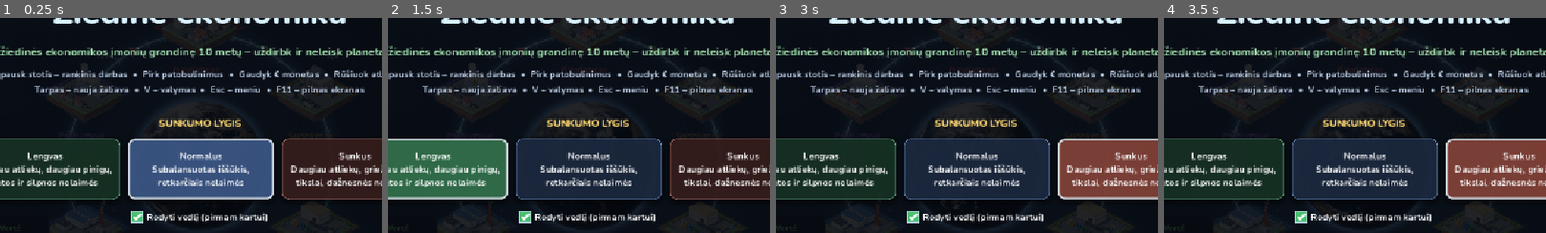
Above: before the commit, frames 1-4 (left to right).
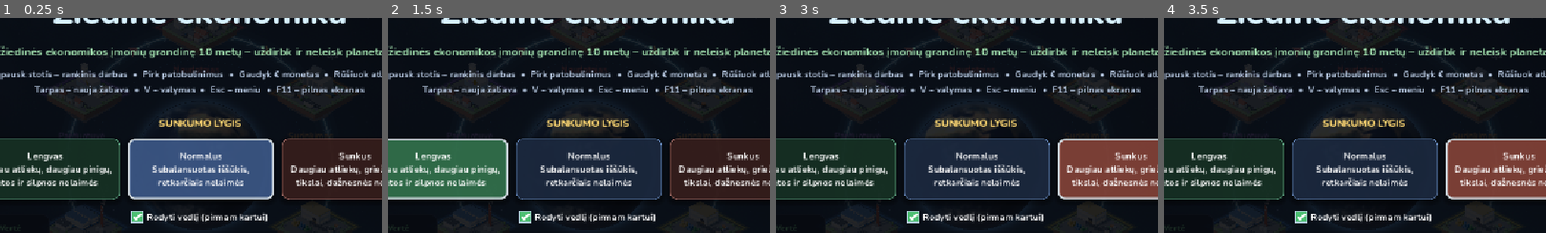
Above: after the commit, the same moments.

Repository: Y-Yes/ziedine-ekonomika
Game: Godot game, scene res://scenes/main.tscn
Same seed, same stepped clock (60 frames per second), same inputs: the game is played once before the commit and once after it.
Inputs:
- Up to frame 1 (0.25 s): no input
- Up to frame 2 (1.5 s): click "Meniu (Esc)" at 0.5 s; click "Lengvas Mažiau atliekų, daugi…" at 1.25 s
- Up to frame 3 (3 s): click "Normalus Subalansuotas iššūki…" at 2 s; click "Sunkus Daugiau atliekų, griež…" at 2.75 s
- Up to frame 4 (3.5 s): no input
The pictures show only the part of the screen within x 24-74%, y 18-68%; the shares and areas given below are measured in that part.

The runs differ from the first frame. In frame 1, 0.2% of the frame differs, in the area x 46-60%, y 44-54%; in frame 2, 0.2%; in frame 3, less than 0.1%; in frame 4, 0.2%.

Commit message:
grafikos
zemes bug

Diff:
--- /dev/null
+++ b/art/zeme/planeta.gdshader
@@ -0,0 +1,89 @@
+// Real-time rotating Earth drawn on a flat quad (smooth at any frame rate).
+// Textures are plain equirectangular maps (2:1), so they are easy to replace.
+shader_type canvas_item;
+
+uniform sampler2D tex_ok : source_color, filter_linear_mipmap, repeat_enable;
+uniform sampler2D tex_bad : source_color, filter_linear_mipmap, repeat_enable;
+uniform sampler2D tex_fire : source_color, filter_linear_mipmap, repeat_enable;
+uniform sampler2D tex_lava : source_color, filter_linear_mipmap, repeat_enable;
+uniform sampler2D tex_water : filter_linear_mipmap, repeat_enable;
+uniform sampler2D tex_clouds : filter_linear_mipmap, repeat_enable;
+uniform sampler2D tex_night : source_color, filter_linear_mipmap, repeat_enable;
+
+uniform float pollution = 0.0;   // 0 clean, 0.5 grey, 1 burning
+uniform float rot = 0.0;         // planet spin (radians)
+uniform float cloud_rot = 0.0;   // extra cloud drift (radians)
+uniform float tilt = 0.32;       // axis tilt towards the viewer
+uniform float disk = 0.8;        // planet radius as a fraction of the quad half-size
+uniform vec3 light_dir = vec3(-0.5, 0.42, 0.76);
+
+vec3 tilt_x(vec3 v, float a) {
+	float c = cos(a), s = sin(a);
+	return vec3(v.x, c * v.y - s * v.z, s * v.y + c * v.z);
+}
+
+vec4 tex_grad(sampler2D t, vec2 uv_raw) {
+	return textureGrad(t, uv_raw, dFdx(uv_raw), dFdy(uv_raw));
+}
+
+void fragment() {
+	vec2 p = (UV * 2.0 - 1.0) / disk;
+	float r = length(p);
+	float w_bad = clamp(pollution / 0.5, 0.0, 1.0);
+	float w_fire = clamp((pollution - 0.5) / 0.4, 0.0, 1.0);
+	vec3 atmo = mix(vec3(0.42, 0.72, 1.0), vec3(0.72, 0.62, 0.42), w_bad);
+	atmo = mix(atmo, vec3(1.0, 0.45, 0.15), w_fire);
+	vec3 L = normalize(light_dir);
+
+	// outer atmosphere glow
+	float glow = pow(clamp(1.0 - (r - 1.0) / 0.22, 0.0, 1.0), 2.4) * 0.75;
+	vec4 outc = vec4(atmo, glow * step(1.0, r));
+
+	if (r < 1.0) {
+		vec3 n = vec3(p.x, -p.y, sqrt(1.0 - r * r));
+		vec3 nt = tilt_x(n, tilt);
+		float lon = atan(nt.x, nt.z);
+		float lat = asin(clamp(nt.y, -1.0, 1.0));
+		// continuous (non-wrapped) coordinate for derivatives, wrapped by the sampler
+		vec2 uv = vec2((lon + rot) / TAU + 0.5, 0.5 - lat / PI);
+		vec2 cuv = vec2((lon + rot + cloud_rot) / TAU + 0.5, 0.5 - lat / PI);
+
+		vec3 c_ok = tex_grad(tex_ok, uv).rgb;
+		vec3 c_bad = tex_grad(tex_bad, uv).rgb;
+		vec3 c_fire = tex_grad(tex_fire, uv).rgb;
+		vec3 col = mix(mix(c_ok, c_bad, w_bad), c_fire, w_fire);
+
+		float cl = tex_grad(tex_clouds, cuv).r;
+		vec3 ccol = mix(vec3(1.0), vec3(0.55, 0.5, 0.42), w_bad);
+		ccol = mix(ccol, vec3(0.22, 0.17, 0.15), w_fire);
+		col = mix(col, ccol, cl * mix(0.85, 1.0, w_bad));
+
+		float ndl = dot(n, L);
+		float day = smoothstep(-0.15, 0.35, ndl);
+		vec3 lit = col * (0.07 + 1.3 * max(ndl, 0.0) + 0.1 * day);
+
+		// sun glint on the oceans
+		float water = tex_grad(tex_water, uv).r * (1.0 - cl);
+		vec3 h = normalize(L + vec3(0.0, 0.0, 1.0));
+		float spec = pow(max(dot(n, h), 0.0), 40.0) * water * 0.55 * (1.0 - w_bad);
+		lit += vec3(spec);
+
+		// city lights on the night side (fade out as the planet dies)
+		vec3 night = tex_grad(tex_night, uv).rgb * (1.0 - day) * (1.0 - cl) * (1.0 - w_fire) * 1.4;
+		lit += night * vec3(1.0, 0.85, 0.6);
+
+		// glowing lava when burning (pulses)
+		vec3 lava = tex_grad(tex_lava, uv).rgb;
+		float pulse = 0.75 + 0.25 * sin(TIME * 2.5 + uv.x * 40.0);
+		lit += lava * w_fire * 2.2 * pulse;
+
+		// inner atmosphere rim
+		float fres = pow(1.0 - n.z, 3.0);
+		lit = mix(lit, atmo * (0.45 + 1.0 * day), fres * 0.8);
+
+		float edge = smoothstep(1.0, 0.985, r);
+		COLOR = mix(outc, vec4(lit, 1.0), edge);
+	} else {
+		COLOR = outc;
+	}
+}
--- a/scripts/explosion.gd
+++ b/scripts/explosion.gd
@@ -11,6 +11,9 @@
 var planet_src: Rect2           # current frame in that sheet (pixels)
 var planet_size: float = 260.0  # on-screen size of the frame rect
 var disk_frac: float = 0.4      # planet radius / frame size
+var equirect: bool = false      # planet_tex is a 2:1 world map (real-time Earth)
+var earth_rot: float = 0.0
+var earth_tilt: float = 0.0
 
 var _t: float = 0.0
 var _shards: Array = []   # {pts, uvs, pos, vel, rot, spin}
@@ -75,6 +78,16 @@
 func _uv(p: Vector2) -> Vector2:
 	if planet_tex == null:
 		return Vector2.ZERO
+	if equirect:
+		var q := p / (planet_size * disk_frac)
+		if q.length() > 0.999:
+			q = q.normalized() * 0.999
+		var n := Vector3(q.x, -q.y, sqrt(1.0 - q.length_squared()))
+		var c := cos(earth_tilt)
+		var s := sin(earth_tilt)
+		var nt := Vector3(n.x, c * n.y - s * n.z, s * n.y + c * n.z)
+		var lon := atan2(nt.x, nt.z) + earth_rot
+		return Vector2(fposmod(lon / TAU + 0.5, 1.0), 0.5 - asin(clampf(nt.y, -1.0, 1.0)) / PI)
 	var f := (p / planet_size) + Vector2(0.5, 0.5)
 	var px := planet_src.position + f * planet_src.size
 	return px / Vector2(planet_tex.get_size())
--- a/scripts/game.gd
+++ b/scripts/game.gd
@@ -516,6 +516,9 @@
 	ex.planet_tex = info[0]
 	ex.planet_src = info[1]
 	ex.planet_size = info[2]
+	ex.equirect = info[3]
+	ex.earth_rot = info[4]
+	ex.earth_tilt = info[5]
 	ex.position = center
 	add_child(ex)
 	ring.planet_hidden = true
--- /dev/null
+++ b/scripts/planet_view.gd
@@ -0,0 +1,19 @@
+## PlanetView
+##
+## Draws the real-time Earth (art/zeme/planeta.gdshader) on a square quad.
+class_name PlanetView
+extends Node2D
+
+var size: float = 240.0
+var _quad: ImageTexture
+
+func _ready() -> void:
+	var img := Image.create(4, 4, false, Image.FORMAT_RGBA8)
+	img.fill(Color.WHITE)
+	_quad = ImageTexture.create_from_image(img)
+
+func _process(_delta: float) -> void:
+	queue_redraw()
+
+func _draw() -> void:
+	draw_texture_rect(_quad, Rect2(-Vector2(size, size) * 0.5, Vector2(size, size)), false)
--- a/scripts/ring.gd
+++ b/scripts/ring.gd
@@ -13,6 +13,10 @@
 const PLANET_FRAMES := 48
 const PLANET_COLS := 12   # frames are packed in a grid (12 per row)
 const PLANET_FPS := 6.0
+# Real-time Earth (used when the shader is present; sprite sheets are the fallback)
+const EARTH_DIR := "res://art/zeme/"
+const EARTH_SPIN := 0.22        # radians per second
+const EARTH_TILT := 0.32
 
 var center: Vector2 = Vector2.ZERO
 var radius: float = 200.0
@@ -33,6 +37,11 @@
 var _planet_bad: Texture2D
 var _planet_fire: Texture2D
 var _time: float = 0.0
+var _pview: PlanetView
+var _pmat: ShaderMaterial
+var earth_rot: float = 0.0
+var _cloud_rot: float = 0.0
+var _earth_tex := {}
 
 func _ready() -> void:
 	z_index = -1
@@ -42,12 +51,41 @@
 		_planet_bad = load(PLANET_BAD)
 	if ResourceLoader.exists(PLANET_FIRE):
 		_planet_fire = load(PLANET_FIRE)
+	_setup_earth()
+
+func _setup_earth() -> void:
+	if not ResourceLoader.exists(EARTH_DIR + "planeta.gdshader"):
+		return
+	_pmat = ShaderMaterial.new()
+	_pmat.shader = load(EARTH_DIR + "planeta.gdshader")
+	var maps := {"tex_ok": "zeme.jpg", "tex_bad": "zeme_tarsa.jpg", "tex_fire": "zeme_dega.jpg",
+		"tex_lava": "zeme_lava.jpg", "tex_water": "zeme_vanduo.jpg", "tex_clouds": "debesys.jpg",
+		"tex_night": "zeme_naktis.jpg"}
+	for k in maps:
+		var path: String = EARTH_DIR + maps[k]
+		if ResourceLoader.exists(path):
+			var t: Texture2D = load(path)
+			_earth_tex[k] = t
+			_pmat.set_shader_parameter(k, t)
+	_pmat.set_shader_parameter("tilt", EARTH_TILT)
+	_pview = PlanetView.new()
+	_pview.material = _pmat
+	add_child(_pview)
 
 func _process(delta: float) -> void:
 	if moving:
 		_belt_offset = fmod(_belt_offset + belt_speed * delta * Station.sim_speed, TAU)
 	_time += delta
 	_planet_anim = fmod(_planet_anim + delta * PLANET_FPS, float(PLANET_FRAMES))
+	if _pview != null:
+		earth_rot = fmod(earth_rot + delta * EARTH_SPIN, TAU)
+		_cloud_rot = fmod(_cloud_rot + delta * 0.03, TAU)
+		_pview.position = center
+		_pview.size = radius * PLANET_SIZE_K
+		_pview.visible = not planet_hidden
+		_pmat.set_shader_parameter("rot", earth_rot)
+		_pmat.set_shader_parameter("cloud_rot", _cloud_rot)
+		_pmat.set_shader_parameter("pollution", pollution)
 	queue_redraw()
 
 ## Base angle (radians) of station `i`. Station 0 sits at the top and the ring
@@ -71,6 +109,13 @@
 
 ## [texture, source rect, on-screen size] of the planet as it looks right now.
 func planet_frame_info() -> Array:
+	if _pview != null:
+		var key := "tex_ok"
+		if pollution > 0.6:
+			key = "tex_fire"
+		elif pollution > 0.25:
+			key = "tex_bad"
+		return [_earth_tex.get(key), Rect2(), radius * PLANET_SIZE_K, true, earth_rot, EARTH_TILT]
 	var tex := _planet_ok
 	if pollution > 0.6 and _planet_fire != null:
 		tex = _planet_fire
@@ -82,12 +127,15 @@
 	var rows := int(ceil(float(PLANET_FRAMES) / float(PLANET_COLS)))
 	var fw := float(tex.get_width()) / float(PLANET_COLS)
 	var fh := float(tex.get_height()) / float(rows)
-	return [tex, Rect2(fw * float(frame % PLANET_COLS), fh * float(frame / PLANET_COLS), fw, fh), radius * PLANET_SIZE_K]
+	return [tex, Rect2(fw * float(frame % PLANET_COLS), fh * float(frame / PLANET_COLS), fw, fh), radius * PLANET_SIZE_K, false, 0.0, 0.0]
 
 func _draw_planet() -> void:
-	if _planet_ok == null or planet_hidden:
+	if planet_hidden or (_planet_ok == null and _pview == null):
 		return
 	var sz := radius * PLANET_SIZE_K
+	if _pview != null:
+		_draw_smog(sz)
+		return
 	var rect := Rect2(center - Vector2(sz, sz) * 0.5, Vector2(sz, sz))
 	var frame := int(_planet_anim) % PLANET_FRAMES
 	var rows := int(ceil(float(PLANET_FRAMES) / float(PLANET_COLS)))
@@ -99,6 +147,9 @@
 		draw_texture_rect_region(_planet_bad, rect, src, Color(1, 1, 1, clampf(pollution / 0.5, 0.0, 1.0)))
 	if _planet_fire != null and pollution > 0.5:
 		draw_texture_rect_region(_planet_fire, rect, src, Color(1, 1, 1, clampf((pollution - 0.5) / 0.4, 0.0, 1.0)))
+	_draw_smog(sz)
+
+func _draw_smog(sz: float) -> void:
 	# Smog clouds drifting up from the planet when polluted
 	if pollution > 0.3:
 		var a := clampf((pollution - 0.3) / 0.5, 0.0, 1.0)
Not shown, added: art/sfx/sprogimas.wav.import
Binary file added: art/zeme/debesys.jpg
Not shown, added: art/zeme/debesys.jpg.import
Not shown, added: art/zeme/planeta.gdshader.uid
Binary file added: art/zeme/zeme.jpg
Not shown, added: art/zeme/zeme.jpg.import
Binary file added: art/zeme/zeme_dega.jpg
Not shown, added: art/zeme/zeme_dega.jpg.import
Binary file added: art/zeme/zeme_lava.jpg
Not shown, added: art/zeme/zeme_lava.jpg.import
Binary file added: art/zeme/zeme_naktis.jpg
Not shown, added: art/zeme/zeme_naktis.jpg.import
(and 9 more such lines)
